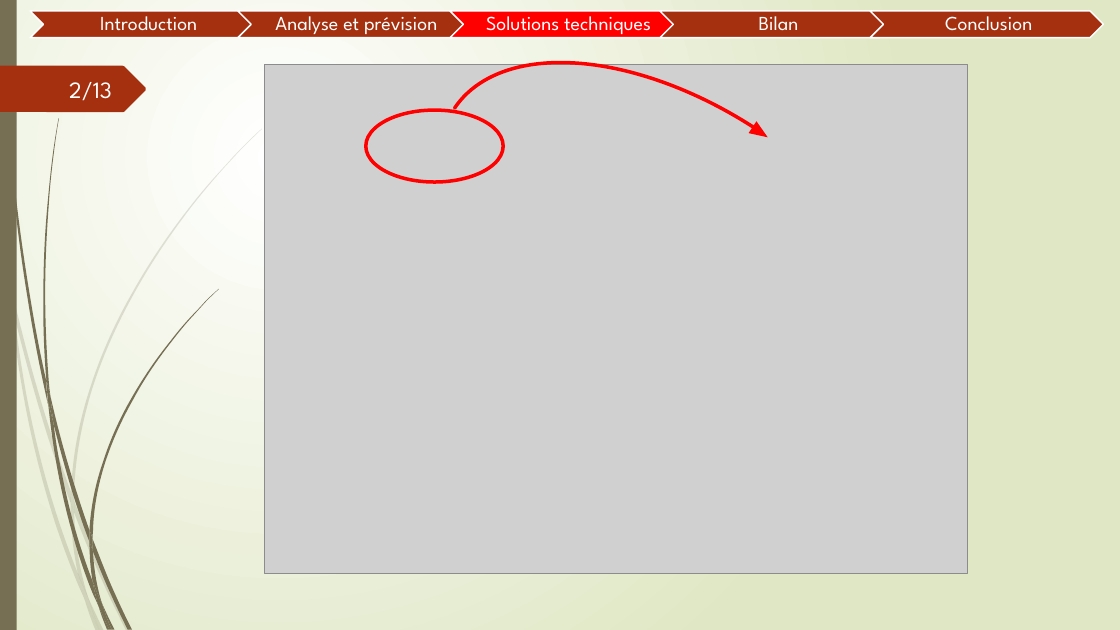
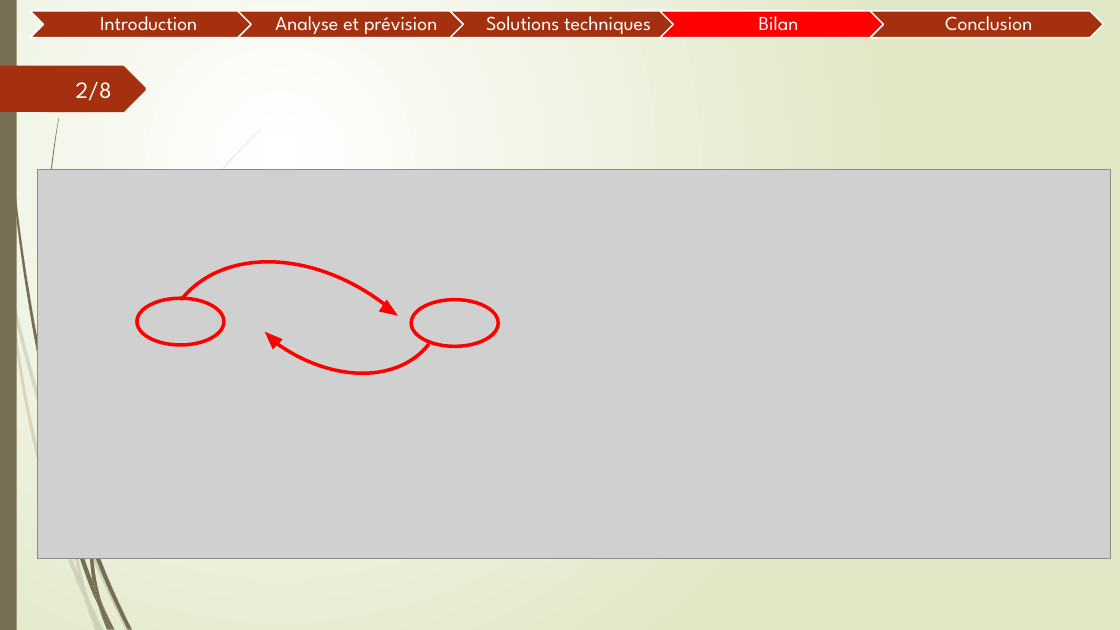
Before and after one commit to Guyoms/PTUT2016, a slide deck: slide 2 of IHearISay/I_HEAR_I_SAY_Points_Techniques.pptx. Drawn at 1120x630 pixels with LibreOffice and Linux fonts; fonts in the diff are those of the drawing; grey boxes stand for pictures. Boxes give left, top, right and bottom in pixels: in the first picture for what was removed or moved away, otherwise in the second. Text is boxed around its words. In the diff, an @@ line names an element or a change of style, - is before the commit and + after.

```diff
--- a/IHearISay/I_HEAR_I_SAY_Points_Techniques.pptx
+++ b/IHearISay/I_HEAR_I_SAY_Points_Techniques.pptx
@@ chevron at bbox=[450, 11, 684, 38]: fill #FF0000 to #A53010 @@
@@ chevron at bbox=[660, 11, 894, 38]: fill #A53010 to #FF0000 @@
@@ page number at bbox=[76, 82, 112, 101]: text changed @@
-2/13
+2/8
@@ arc (boxed as its full ellipse) added at bbox=[169, 113, 486, 419], outline #FF0000 3 pt @@
@@ ellipse removed at bbox=[366, 110, 504, 182] @@
@@ picture: place and size @@
-picture at bbox=[265, 64, 968, 573]
+picture at bbox=[37, 170, 1111, 559]
@@ arc (boxed as its full ellipse) at bbox=[104, 203, 519, 605]: rotation 303 to 308 degrees @@
@@ ellipse added at bbox=[137, 298, 224, 345], outline #FF0000 3 pt @@
@@ triangle added at bbox=[259, 327, 283, 350], fill #FF0000 @@
@@ triangle: place and size @@
-triangle at bbox=[748, 122, 772, 144]
+triangle at bbox=[379, 300, 402, 322]
@@ ellipse added at bbox=[412, 300, 499, 347], outline #FF0000 3 pt @@
@@ freeform shape removed at bbox=[71, 492, 74, 513] @@
@@ group removed at bbox=[46, 289, 218, 551]: 4 freeform shapes @@
```
Also in this commit, not shown: 7 other slides changed, 3 other files.
